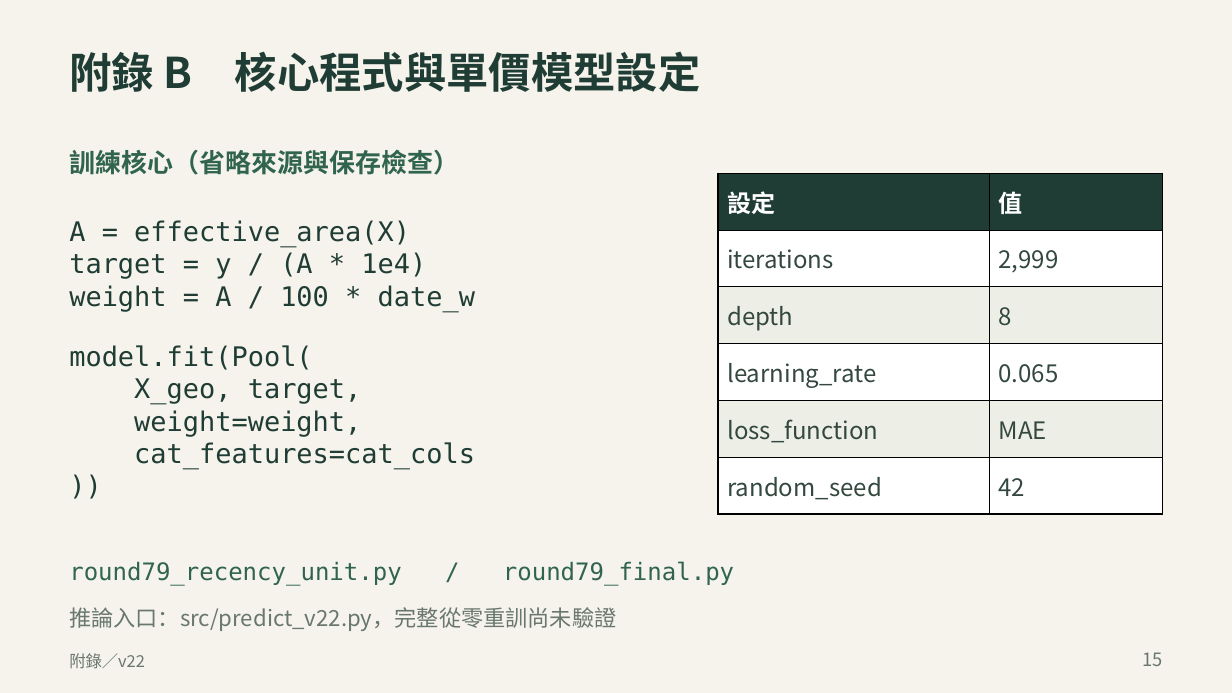
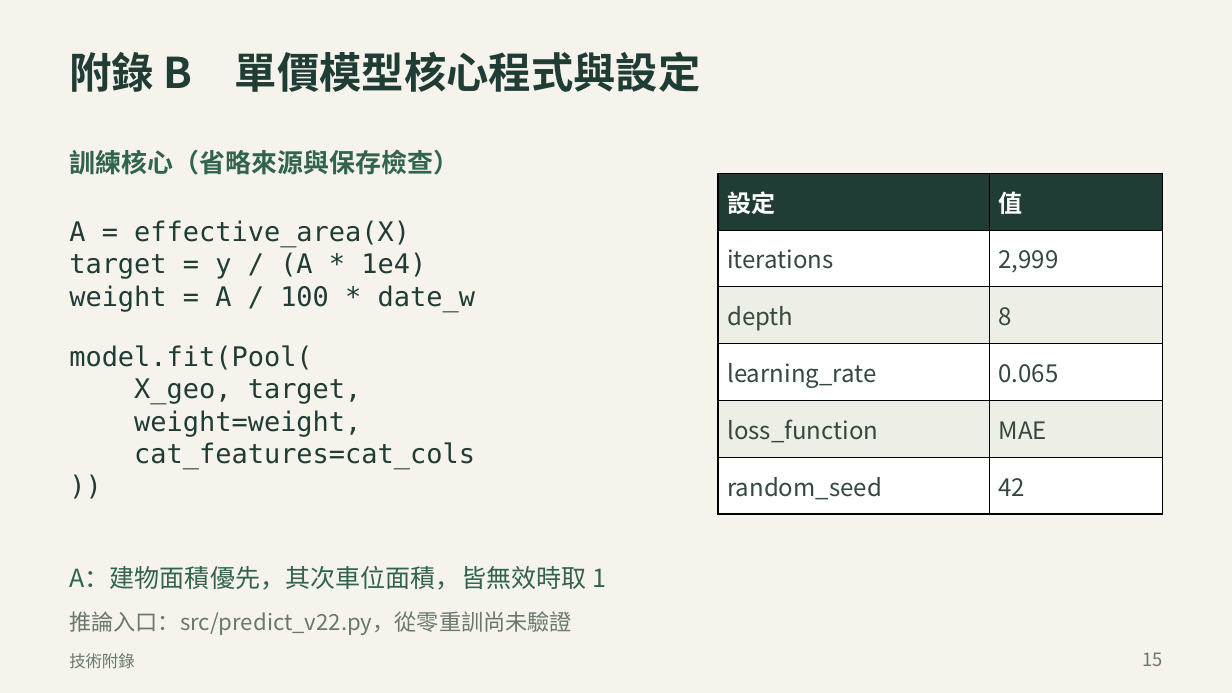
Before and after one commit to ziyi930108/nycu-house-price-regression, a slide deck: slide 15 of presentation/臺灣房價預測_正式報告_v22.pptx. Drawn at 1232x693 pixels with LibreOffice and Linux fonts; fonts in the diff are those of the drawing. Boxes give left, top, right and bottom in pixels: in the first picture for what was removed or moved away, otherwise in the second. Text is boxed around its words. In the diff, an @@ line names an element or a change of style, - is before the commit and + after.

```diff
--- a/presentation/臺灣房價預測_正式報告_v22.pptx
+++ b/presentation/臺灣房價預測_正式報告_v22.pptx
@@ text at box(69, 51, 701, 92): text changed @@
-附錄 B 核心程式與單價模型設定
+附錄 B 單價模型核心程式與設定
@@ text at box(69, 566, 606, 590): text changed; size 18.8 to 19.5 pt; font DejaVu Sans Mono to Noto Sans CJK TC @@
-round79_recency_unit.py / round79_final.py
+A：建物面積優先，其次車位面積，皆無效時取 1
@@ text at box(69, 611, 572, 635): text changed @@
-推論入口：src/predict_v22.py，完整從零重訓尚未驗證
+推論入口：src/predict_v22.py，從零重訓尚未驗證
@@ text at box(69, 653, 134, 669): text changed @@
-附錄／v22
+技術附錄
```
Also in this commit, not shown: 10 other slides changed, 4 slides added, 5 slides removed, 19 other files.
